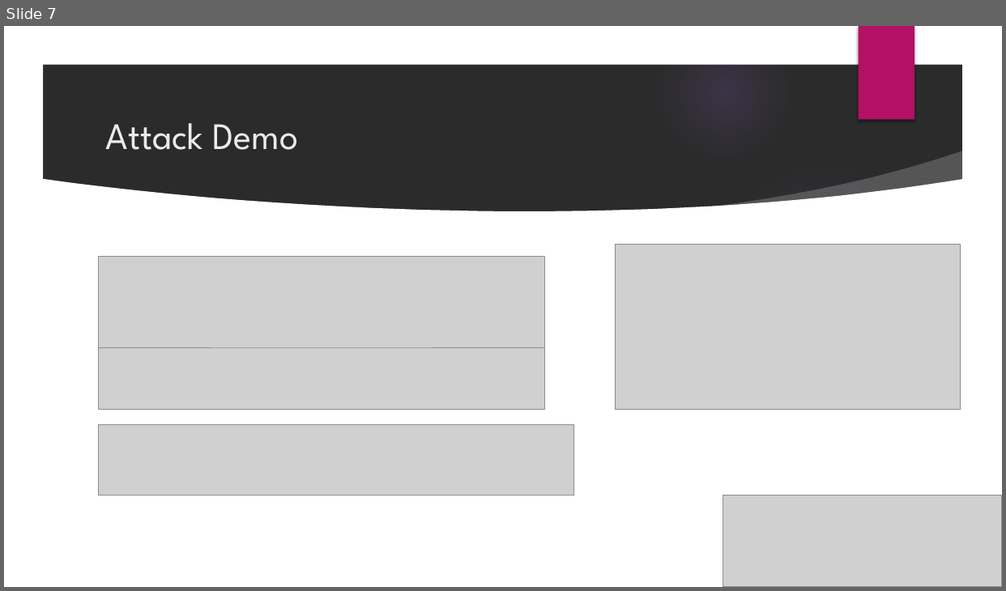
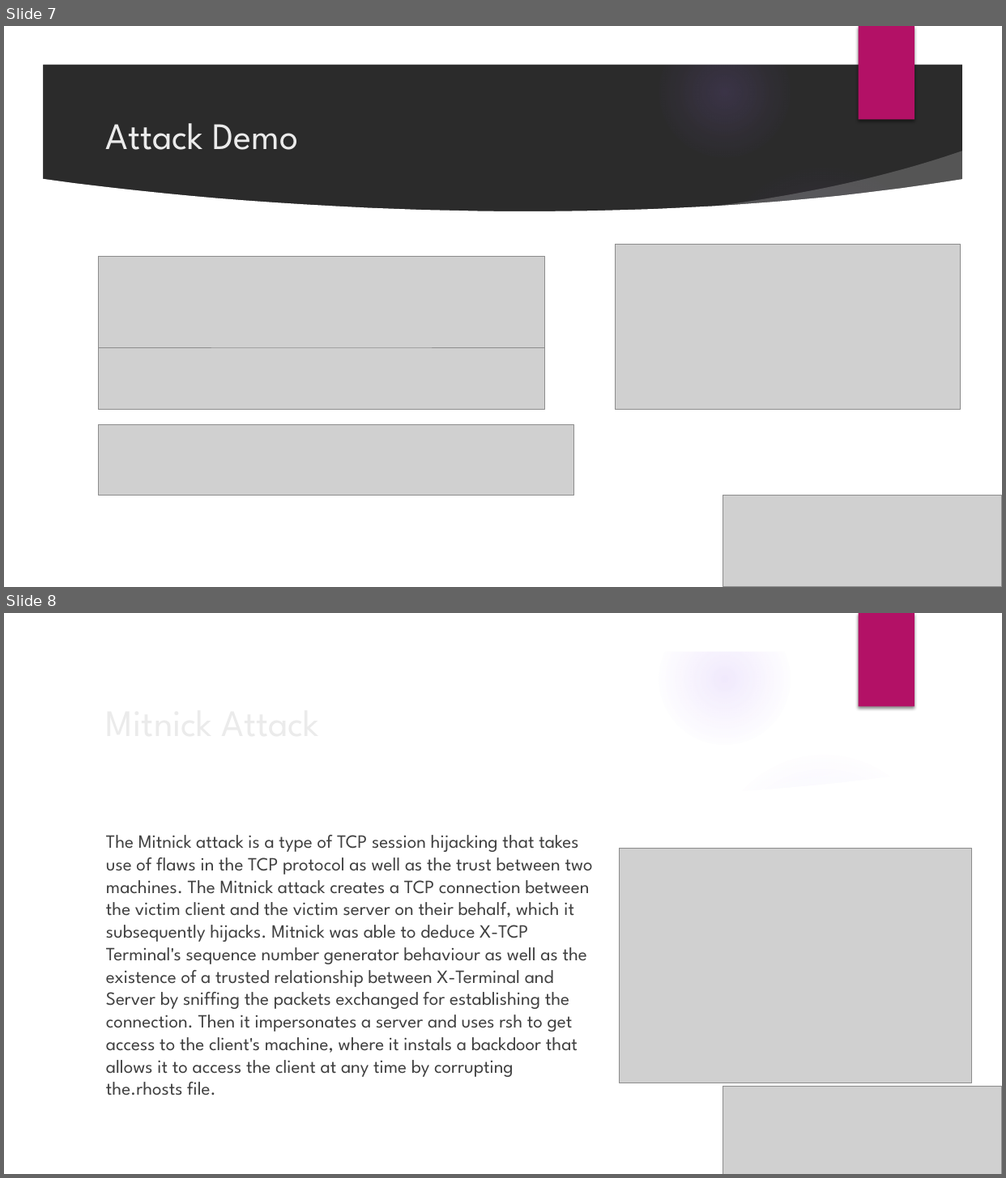
Before and after one commit to ankit9077/COMP-8677-Hackers-27, a slide deck: Networking-security-presentation.pptx. Shown one above the other, each under a label of ours: slide 7 before the commit, slides 7 and 8 after it. The pictures are 1006x591 and 1006x1178 pixels, drawn with LibreOffice and Linux fonts; fonts in the diff are those of the drawing; grey boxes stand for pictures; background and template pictures are left out; a plain dark background stands for a picture behind light text. Boxes give left, top, right and bottom in pixels: in the first picture for what was removed or moved away, otherwise in the second. Text is boxed around its words. In the diff, an @@ line names an element or a change of style, - is before the commit and + after.

```diff
--- a/Networking-security-presentation.pptx
+++ b/Networking-security-presentation.pptx
@@ slide 8 added at <box>4,613,1002,1174</box>, background picture (left out); not listed: 9 template elements that a slide beside it also shows @@
@@ title added at <box>98,692,816,750</box>, 36 pt, text #EBEBEB @@
+Mitnick Attack
@@ text added at <box>106,835,593,1096</box>, 18 pt, text #404040 @@
+The Mitnick attack is a type of TCP session hijacking that takes use of flaws in the TCP protocol as well as the trust between two machines. The Mitnick attack creates a TCP connection between the victim client and the victim server on their behalf, which it subsequently hijacks. Mitnick was able to deduce X-TCP Terminal's sequence number generator behaviour as well as the existence of a trusted relationship between X-Terminal and Server by sniffing the packets exchanged for establishing the connection. Then it impersonates a server and uses rsh to get access to the client's machine, where it instals a backdoor that allows it to access the client at any time by corrupting the.rhosts file.
@@ picture added at <box>620,849,972,1084</box> @@
@@ picture added at <box>722,1087,1002,1174</box> @@
```
Also in this commit, not shown: 3 slides changed, 1 other slide added.
